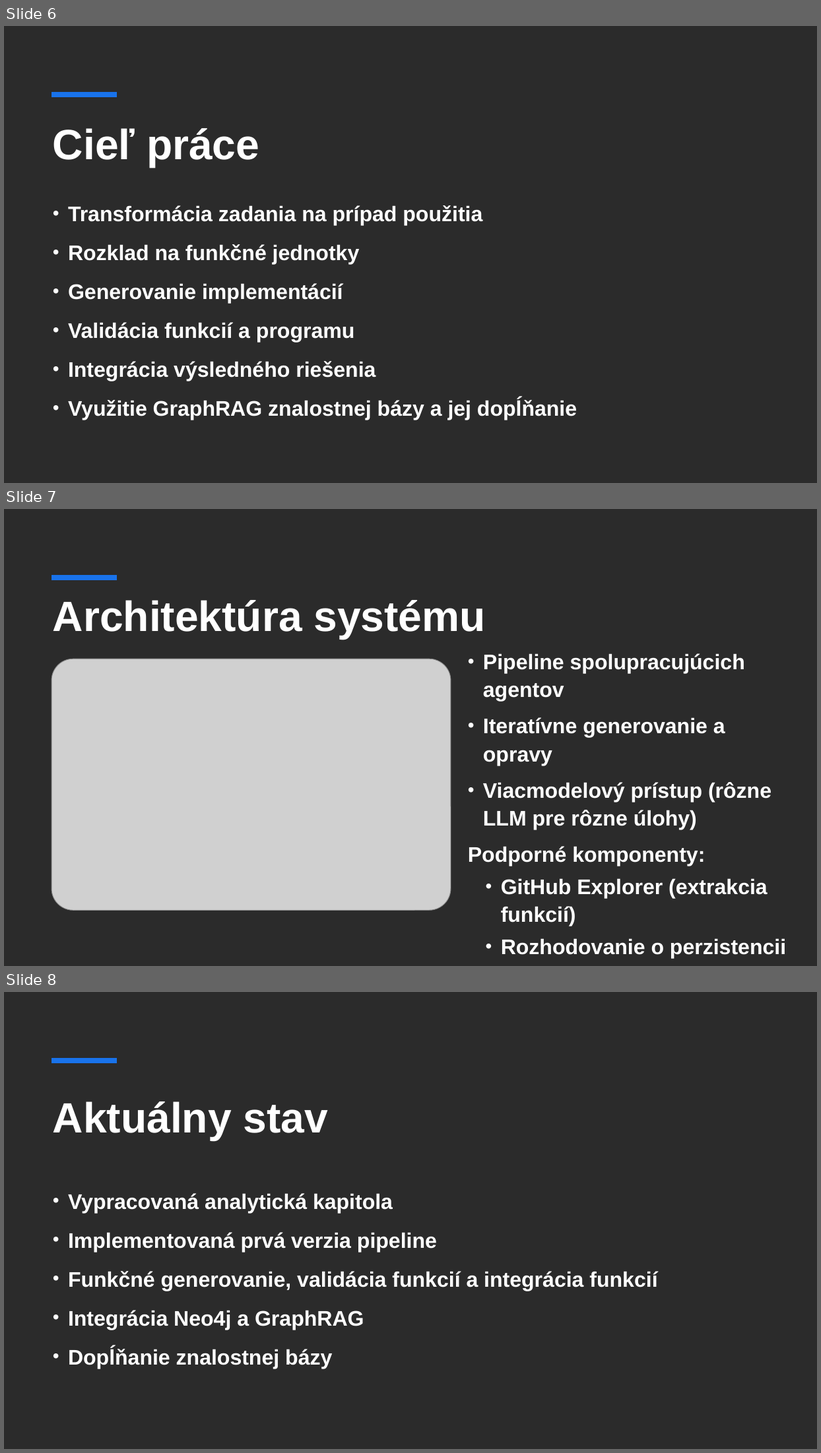
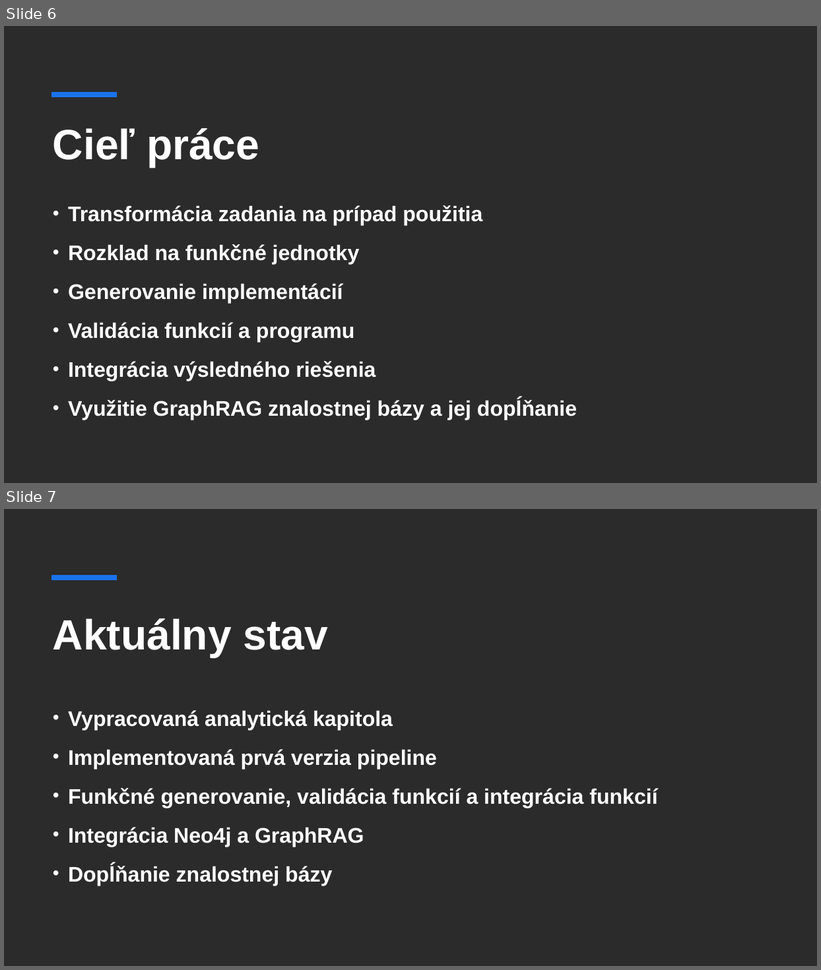
Before and after one commit to SamSok31/bakalarska-praca, a slide deck: files/prezentacia_1.pptx. Shown one above the other, each under a label of ours: slides 6, 7 and 8 before the commit, slides 6 and 7 after it. The pictures are 821x1453 and 821x970 pixels, drawn with LibreOffice and Linux fonts; fonts in the diff are those of the drawing; grey boxes stand for pictures; background and template pictures are left out; a plain dark background stands for a picture behind light text. Boxes give left, top, right and bottom in pixels: in the first picture for what was removed or moved away, otherwise in the second. Text is boxed around its words. In the diff, an @@ line names an element or a change of style, - is before the commit and + after.

```diff
--- a/files/prezentacia_1.pptx
+++ b/files/prezentacia_1.pptx
@@ slide 7 removed at [4,509,817,966], background picture (left out) @@
@@ rectangle removed at [4,509,817,966] @@
@@ line removed from (52, 578) to (117, 578) @@
@@ title removed at [53,600,485,639] @@
-Architektúra systému
@@ picture removed at [52,659,451,910] @@
@@ text removed at [468,654,786,958] @@
-• Pipeline spolupracujúcich agentov
-• Iteratívne generovanie a opravy
-• Viacmodelový prístup (rôzne LLM pre rôzne úlohy)
-Podporné komponenty:
-  • GitHub Explorer (extrakcia funkcií)
-  • Rozhodovanie o perzistencii
-  • GraphRAG
@@ what was slide 8 is now slide 7 @@
```
